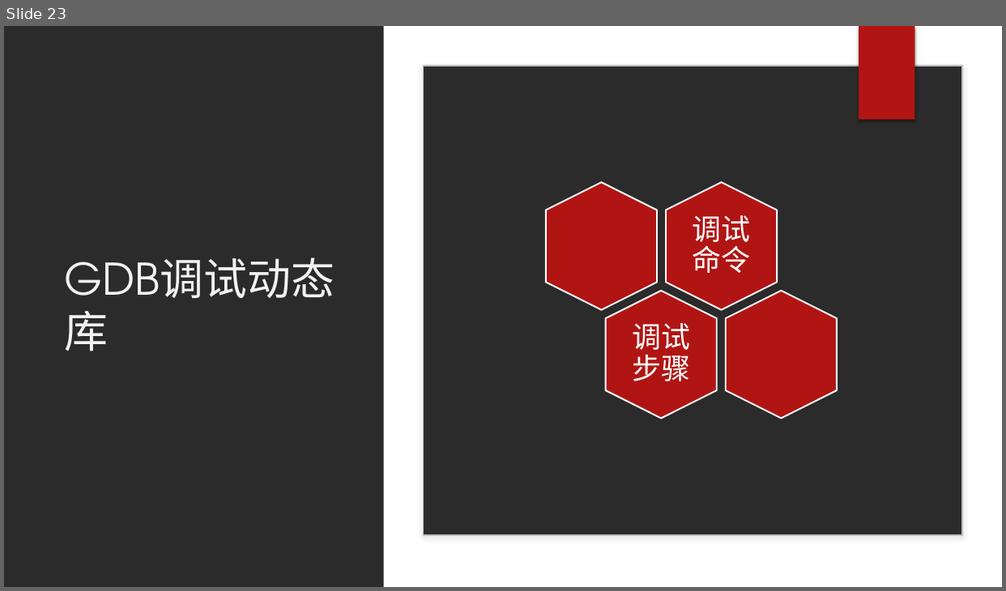
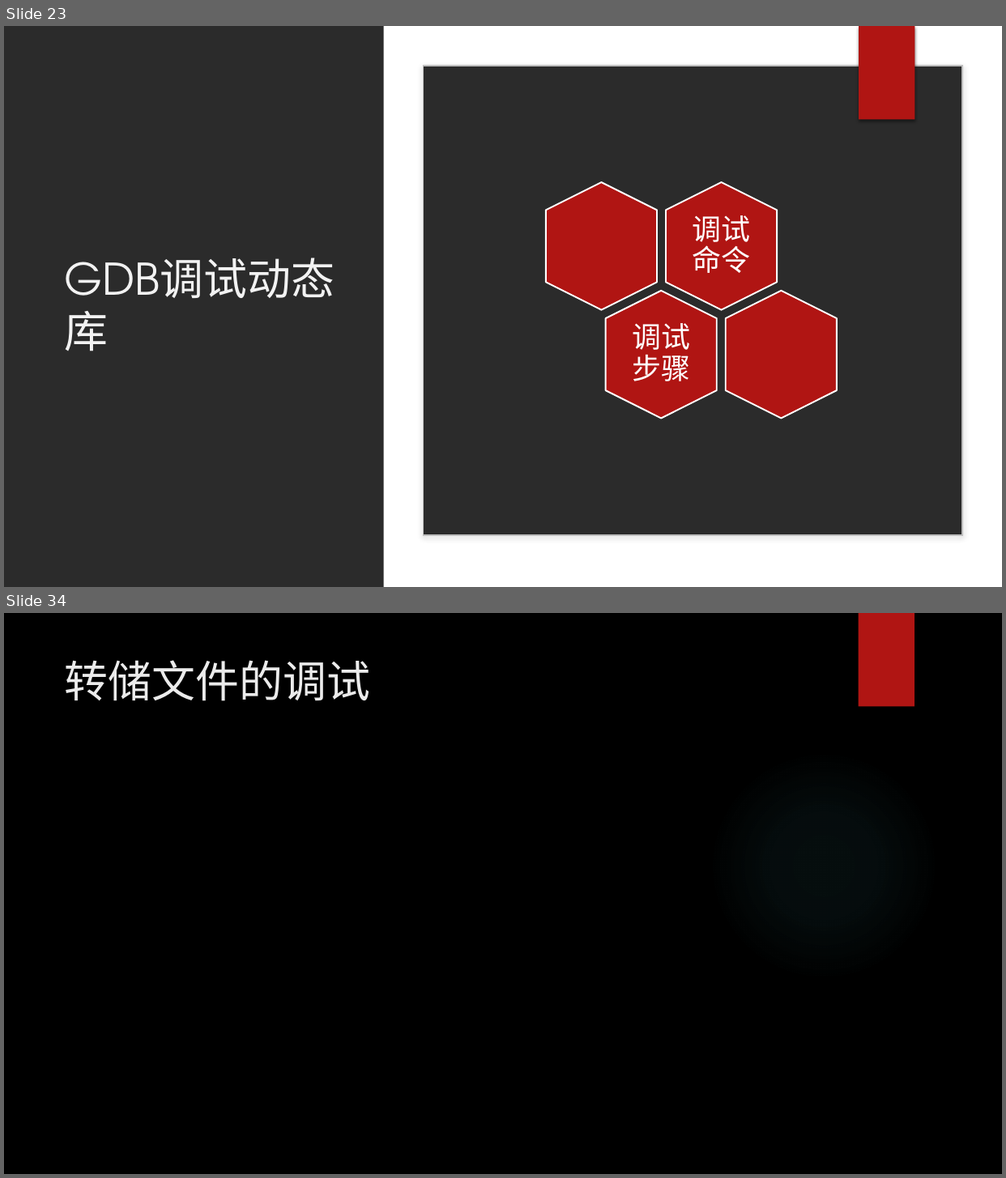
Before and after one commit to wangqinghe95/Program-Debug, a slide deck: ProgramDebug.pptx. Shown one above the other, each under a label of ours: slide 23 before the commit, slides 23 and 34 after it; the slides between them are not shown. The pictures are 1006x591 and 1006x1178 pixels, drawn with LibreOffice and Linux fonts; fonts in the diff are those of the drawing; background and template pictures are left out; a plain dark background stands for a picture behind light text. Boxes give left, top, right and bottom in pixels: in the first picture for what was removed or moved away, otherwise in the second. Text is boxed around its words. In the diff, an @@ line names an element or a change of style, - is before the commit and + after.

```diff
--- a/ProgramDebug.pptx
+++ b/ProgramDebug.pptx
@@ slide 34 added at (4, 613, 1002, 1174), background picture (left out); not listed: 1 template element that a slide beside it also shows @@
@@ title added at (65, 660, 370, 701), 42 pt, text #EBEBEB @@
+转储文件的调试
@@ ellipse added at (709, 750, 939, 981), fill gradient #50B9C1 @@
```
Also in this commit, not shown: 2 slides changed, 8 other slides added, 1 slide removed, 12 other files.
